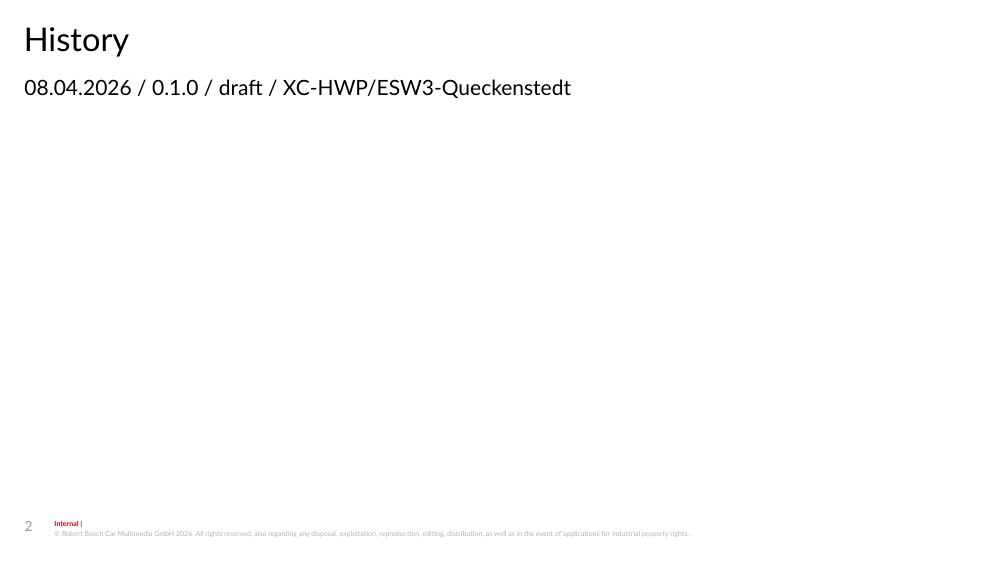
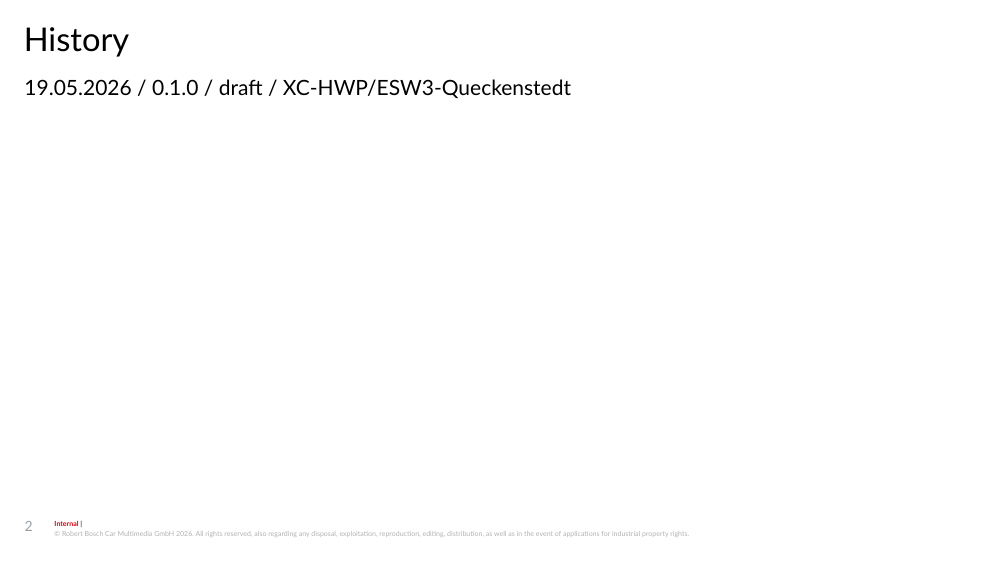
Before and after one commit to test-fullautomation/python-genpackagedoc, a slide deck: slide 2 of concept/genpackagedoc_concept.pptx. Drawn at 1008x567 pixels with LibreOffice and Linux fonts; fonts in the diff are those of the drawing; background and template pictures are left out. Boxes give left, top, right and bottom in pixels: in the first picture for what was removed or moved away, otherwise in the second. Text is boxed around its words. In the diff, an @@ line names an element or a change of style, - is before the commit and + after.

```diff
--- a/concept/genpackagedoc_concept.pptx
+++ b/concept/genpackagedoc_concept.pptx
@@ text at [24,79,571,98]: text changed @@
-08.04.2026 / 0.1.0 / draft / XC-HWP/ESW3-Queckenstedt
+19.05.2026 / 0.1.0 / draft / XC-HWP/ESW3-Queckenstedt
```
Also in this commit, not shown: 4 other slides changed, 2 slides added, 6 other files.
